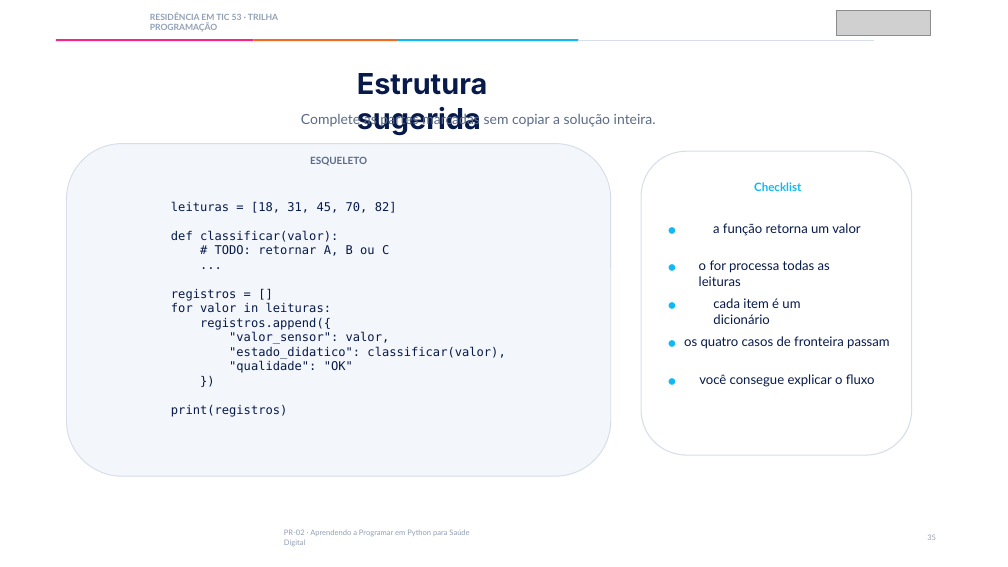
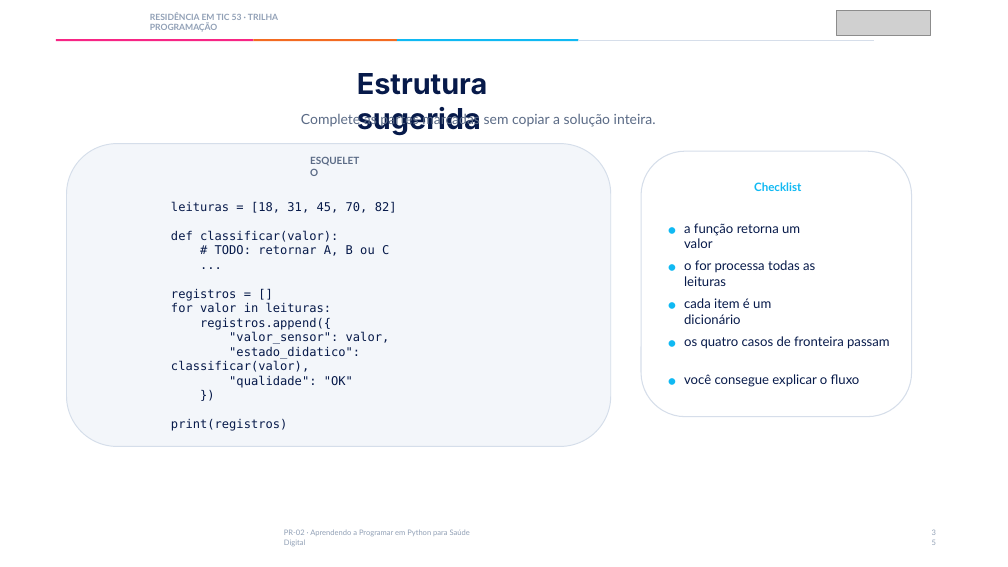
Before and after one commit to Ocean-TIC53/Ocean-TIC53_Trilha-Programacao, a slide deck: slide 37 of PR02_Aprendendo_Programar_Python_Saude_Digital/PR02_Aprendendo_Programar_Python_Saude_Digital_Slides.pptx (slide 35 before the commit). Drawn at 1008x567 pixels with LibreOffice and Linux fonts; fonts in the diff are those of the drawing; grey boxes stand for pictures. Boxes give left, top, right and bottom in pixels: in the first picture for what was removed or moved away, otherwise in the second. Text is boxed around its words. In the diff, an @@ line names an element or a change of style, - is before the commit and + after.

```diff
--- a/PR02_Aprendendo_Programar_Python_Saude_Digital/PR02_Aprendendo_Programar_Python_Saude_Digital_Slides.pptx
+++ b/PR02_Aprendendo_Programar_Python_Saude_Digital/PR02_Aprendendo_Programar_Python_Saude_Digital_Slides.pptx
@@ rounded rectangle: place and size @@
-rounded rectangle at bbox=[67, 144, 611, 476]
+rounded rectangle at bbox=[67, 144, 611, 447]
@@ rounded rectangle: place and size @@
-rounded rectangle at bbox=[641, 151, 912, 455]
+rounded rectangle at bbox=[641, 151, 912, 417]
@@ text "a função retorna um valor" rewrapped from bbox=[713, 223, 860, 236] to bbox=[684, 223, 800, 248] @@
@@ text "o for processa todas as ...": place and size @@
-text "o for processa todas as ..." at bbox=[699, 260, 830, 286]
+text "o for processa todas as ..." at bbox=[684, 260, 815, 286]
@@ text "cada item é um dicionário": place and size @@
-text "cada item é um dicionário" at bbox=[713, 298, 800, 324]
+text "cada item é um dicionário" at bbox=[684, 298, 771, 324]
@@ text "você consegue explicar o fluxo": place and size @@
-text "você consegue explicar o fluxo" at bbox=[699, 374, 875, 387]
+text "você consegue explicar o fluxo" at bbox=[684, 374, 860, 387]
```
Also in this commit, not shown: 17 other slides changed, 2 slides added, 1 other file.
